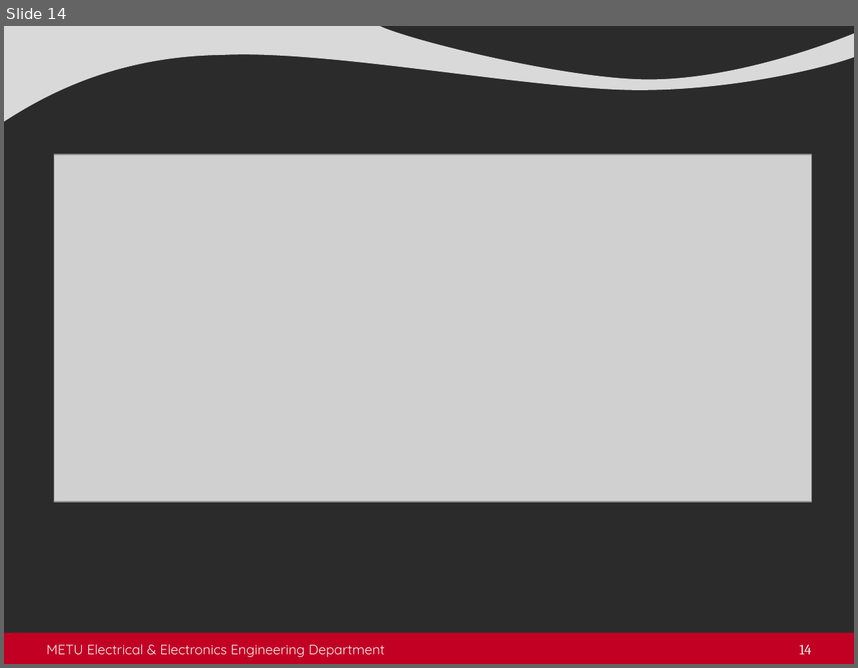
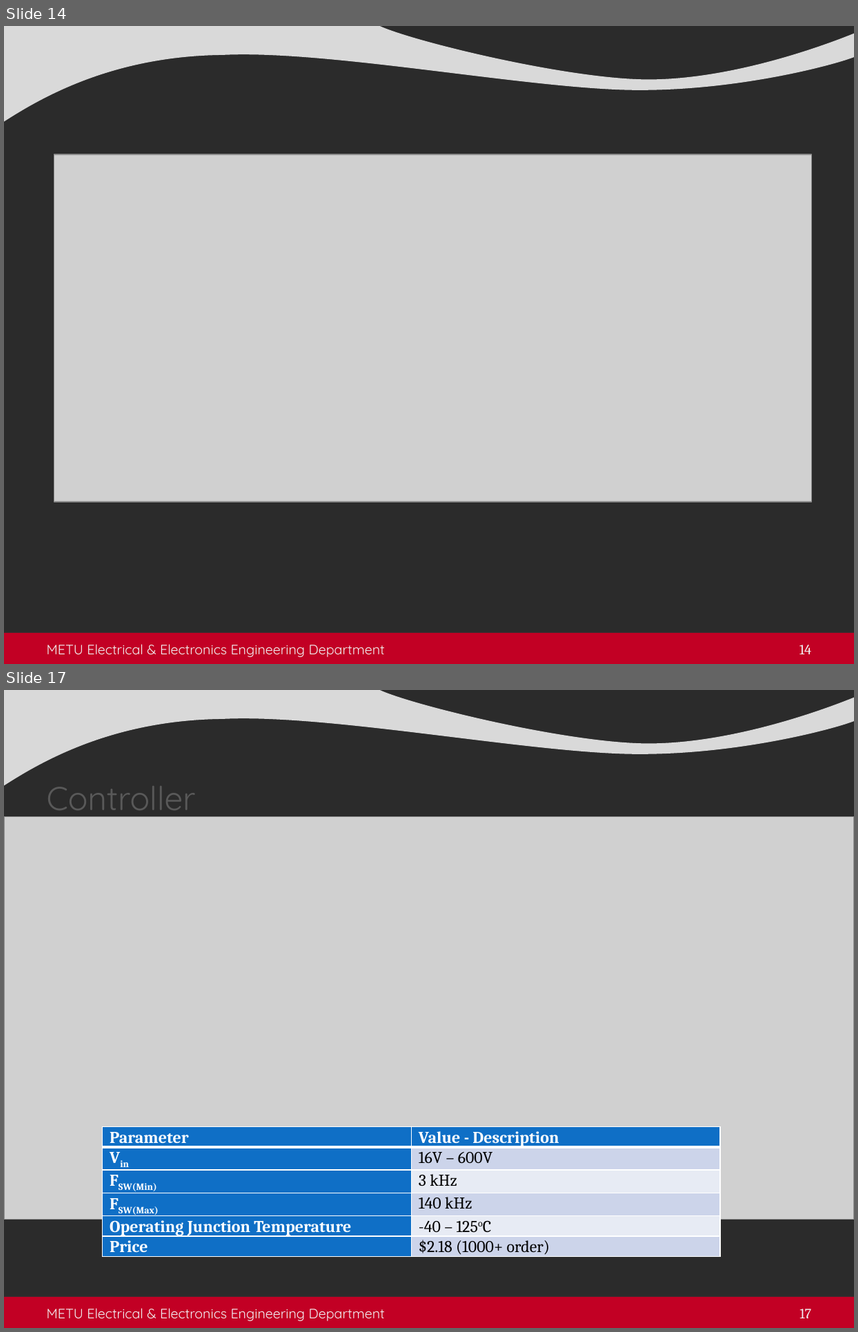
Before and after one commit to busranurkocak/EE464-Term-Project, a slide deck: Presentation/Isolated_presentation.pptx. Shown one above the other, each under a label of ours: slide 14 before the commit, slides 14 and 17 after it; the slides between them are not shown. The pictures are 858x668 and 858x1332 pixels, drawn with LibreOffice and Linux fonts; fonts in the diff are those of the drawing; grey boxes stand for pictures; background and template pictures are left out; a plain dark background stands for a picture behind light text. Boxes give left, top, right and bottom in pixels: in the first picture for what was removed or moved away, otherwise in the second. Text is boxed around its words. In the diff, an @@ line names an element or a change of style, - is before the commit and + after.

```diff
--- a/Presentation/Isolated_presentation.pptx
+++ b/Presentation/Isolated_presentation.pptx
@@ slide 17 added at bbox=[4, 690, 854, 1328], background picture (left out); not listed: 2 template elements that a slide beside it also shows @@
@@ title added at bbox=[47, 786, 196, 818], 28 pt, text #595959 @@
+Controller
@@ picture added at bbox=[4, 817, 854, 1219] @@
@@ table added at bbox=[103, 1126, 722, 1257], 6 rows, 2 columns @@
+Parameter | Value - Description
+Vin | 16V – 600V
+FSW(Min) | 3 kHz
+FSW(Max) | 140 kHz
+Operating Junction Temperature | -40 – 125oC
+Price | $2.18 (1000+ order)
@@ text added at bbox=[47, 1308, 385, 1321], 11.5 pt, text #F2F2F2 @@
+METU Electrical & Electronics Engineering Department
@@ page number added at bbox=[800, 1308, 811, 1318], 12 pt, text #F2F2F2 @@
+17
```
Also in this commit, not shown: 12 other slides added.
